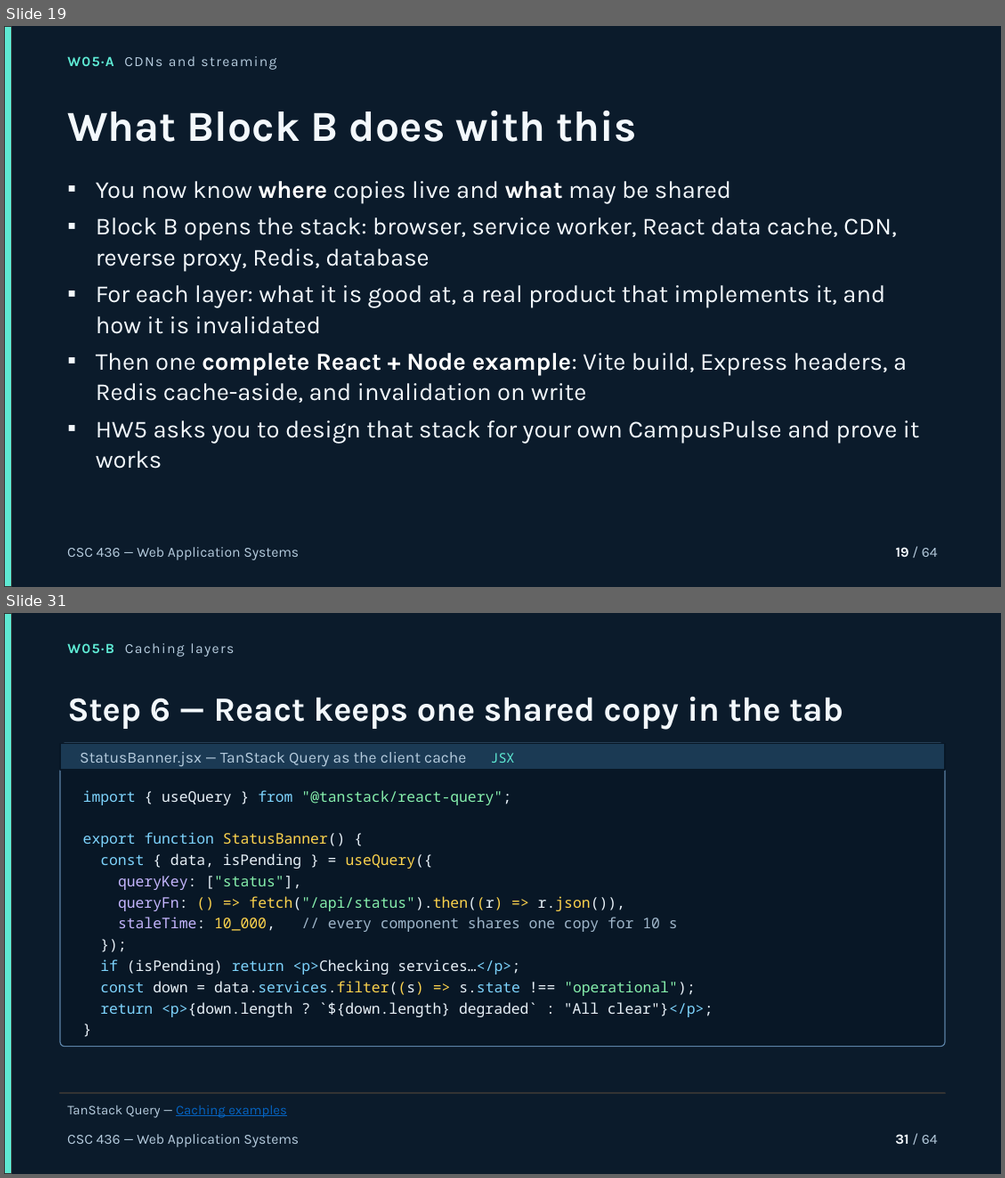
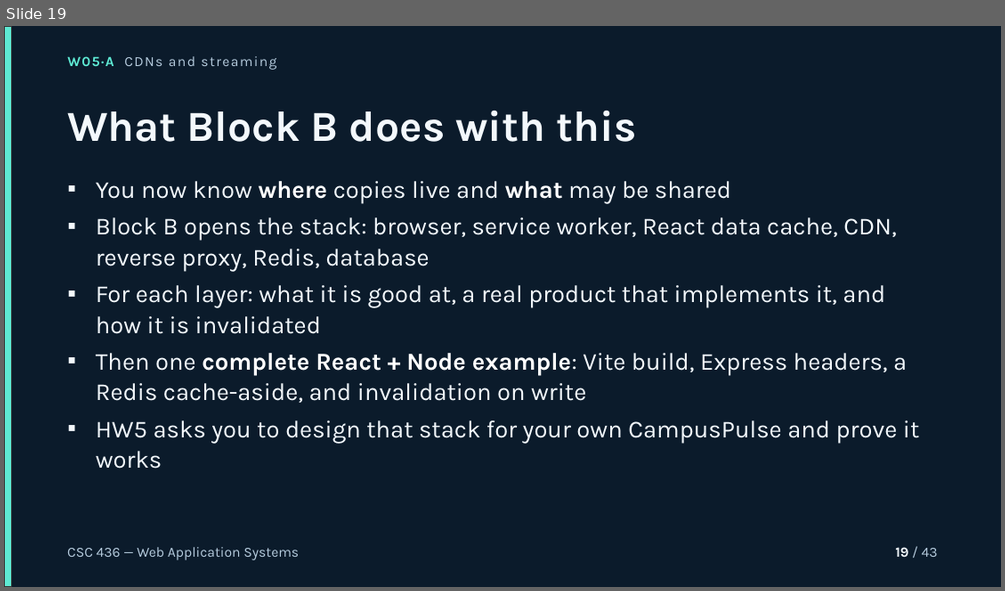
Before and after one commit to bodonnell-DePaul/webapps_week05, a slide deck: presentations/week05-session.pptx. Shown one above the other, each under a label of ours: slides 19 and 31 before the commit, slide 19 after it; the slides between them are not shown. The pictures are 1005x1178 and 1005x591 pixels, drawn with LibreOffice and Linux fonts; fonts in the diff are those of the drawing. Boxes give left, top, right and bottom in pixels: in the first picture for what was removed or moved away, otherwise in the second. Text is boxed around its words. In the diff, an @@ line names an element or a change of style, - is before the commit and + after.

```diff
--- a/presentations/week05-session.pptx
+++ b/presentations/week05-session.pptx
@@ slide 31 removed at (4, 613, 1001, 1174), background #0B1B2B @@
@@ rectangle removed at (4, 613, 11, 1174) @@
@@ text removed at (67, 643, 234, 657) @@
-W05·B Caching layers
@@ text removed at (67, 697, 843, 730) @@
-Step 6 — React keeps one shared copy in the tab
@@ rounded rectangle removed at (60, 743, 945, 1046) @@
@@ rectangle removed at (60, 743, 945, 770) @@
@@ text removed at (80, 752, 515, 766) @@
-StatusBanner.jsx — TanStack Query as the client cache JSX
@@ text removed at (83, 790, 712, 1017) @@
-import { useQuery } from "@tanstack/react-query";
-export function StatusBanner() {
-const { data, isPending } = useQuery({
-queryKey: ["status"],
-queryFn: () => fetch("/api/status").then((r) => r.json()),
-staleTime: 10_000, // every component shares one copy for 10 s
-});
-if (isPending) return <p>Checking services…</p>;
-const down = data.services.filter((s) => s.state !== "operational");
-return <p>{down.length ? `${down.length} degraded` : "All clear"}</p>;
-}
@@ rectangle removed at (60, 1093, 945, 1094) @@
@@ text removed at (67, 1105, 287, 1118) @@
-TanStack Query — Caching examples
@@ text removed at (67, 1134, 299, 1147) @@
-CSC 436 — Web Application Systems
@@ text removed at (895, 1134, 938, 1143) @@
-31 / 64
@@ slide 19 changed as well @@
@@ text at (895, 547, 938, 556): text changed @@
-19 / 64
+19 / 43
```
Also in this commit, not shown: 18 other slides changed, 24 slides added, 44 other slides removed, 20 other files.
